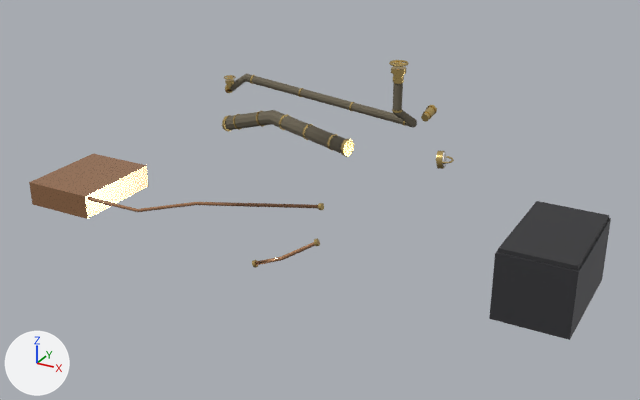
Before and after pictures for a commit that changed the FBX model boats/exports/steam/Pipework_Fittings.fbx.
Both versions are drawn from a 50 mm lens placed at (2.65, -4.7, 2.29), pointed at (0.07, 0.01, -0.06). Every picture has the same lights, and +X, +Y and +Z are marked at lower left. The first picture is the older version.

Names of what the first picture shows: 'Pipework_Fittings'.
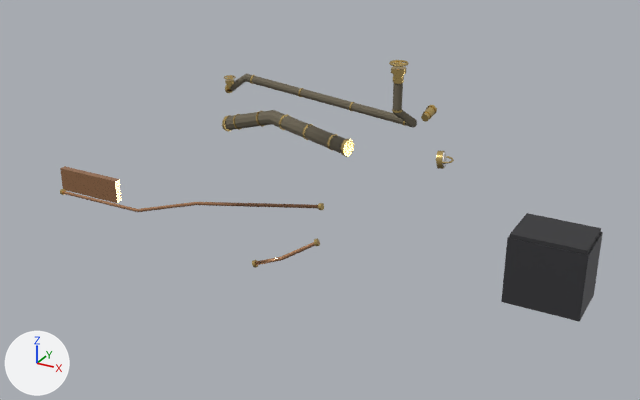
Patch to the scene script:
```diff
--- a/boats/exports/steam/Pipework_Fittings.fbx.py
+++ b/boats/exports/steam/Pipework_Fittings.fbx.py
@@ me_pipework_fittings @@
 # used by ob_pipework_fittings; location = (0.0, 0.0, 0.0)
 # verts and faces of me_pipework_fittings; kept vertices keep their numbers, new ones are numbered from 1214
 # before: 1190 (-2.22, -0.35, -0.44) at pixel (32, 204), 1191 (-1.67, -0.35, -0.44) at pixel (87, 219), 1192 (-1.67, 0.35, -0.44) at pixel (148, 186), 1193 (-2.22, 0.35, -0.44), 1194 (-2.22, -0.35, -0.26) at pixel (29, 182)
 # before: 1195 (-1.67, -0.35, -0.26) at pixel (84, 196), 1196 (-1.67, 0.35, -0.26) at pixel (146, 165), 1197 (-2.22, 0.35, -0.26) at pixel (93, 153)
-me_pipework_fittings.from_pydata(...)  # 1214 vertices, 886 faces; spans x -2.22..1.85, y -0.39..0.42, z -0.47..0.94
+me_pipework_fittings.from_pydata(...)  # 1214 vertices, 886 faces; spans x -2.22..1.85, y -0.37..0.42, z -0.47..0.94
+# me_pipework_fittings part 1
+# 18 faces are deleted
+# 4 vertices in x 1.39..1.85, y -0.39, z -0.37..0.05 move by (0.0, 0.22, 0.0)
+# 4 vertices in x 1.39..1.85, y 0.39, z -0.37..0.05 move by (0.0, -0.22, 0.0)
+# 4 vertices in x 1.4..1.84, y -0.37, z 0.04..0.07 move by (0.0, 0.21, 0.0)
+# 4 vertices in x 1.4..1.84, y 0.37, z 0.04..0.07 move by (0.0, -0.21, 0.0)
+# 18 new faces join them, mat_brass (yellow #e2c47c)
+# me_pipework_fittings part 2
+for i in [1190, 1191, 1194, 1195]: verts[i] += (0.0, 0.32, 0.0)
+for i in [1192, 1193, 1196, 1197]: verts[i] += (0.0, -0.32, 0.0)
+# other edits to the shape of me_pipework_fittings do not show in these pictures
 me_pipework_fittings.materials.append(mat_brass)
```

What differs and where, as boxes (x1, y1, x2, y2) in the pictures (640 x 400 px; the box of a moved part takes in the faces that stretch with it):
part 1 of me_pipework_fittings, moved or reshaped
    before: (391, 61, 611, 340)
    after: (391, 61, 603, 322)
part 2 of me_pipework_fittings, moved or reshaped
    before: (29, 154, 149, 219)
    after: (60, 166, 121, 203)
